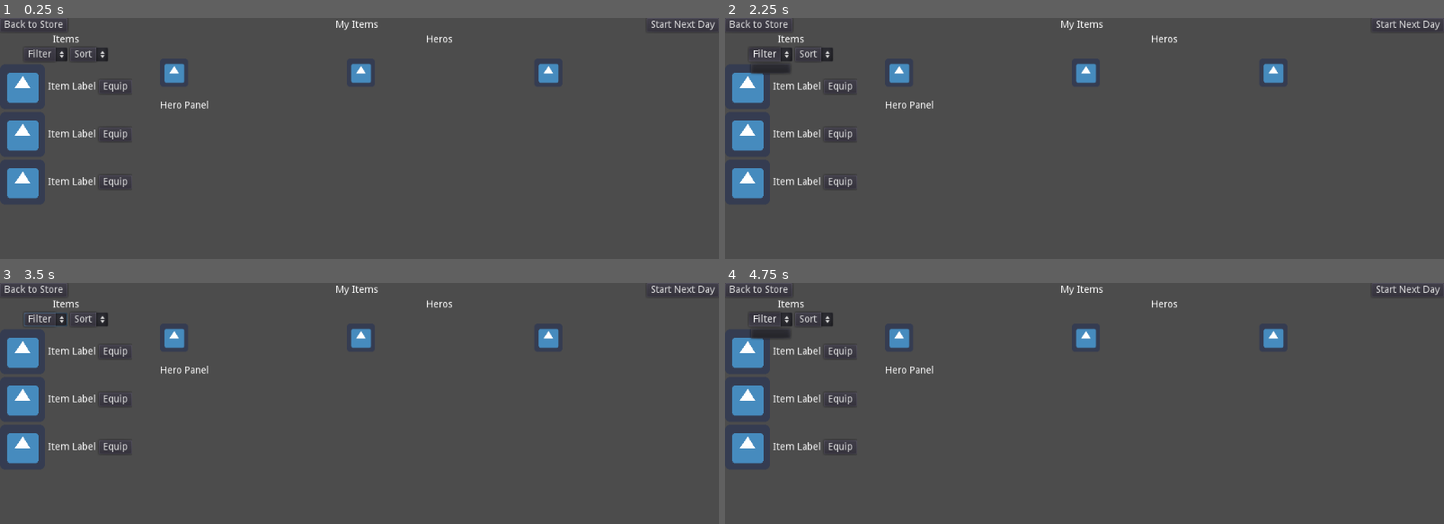
Above: before the commit, frames 1-4 (two rows, left to right).
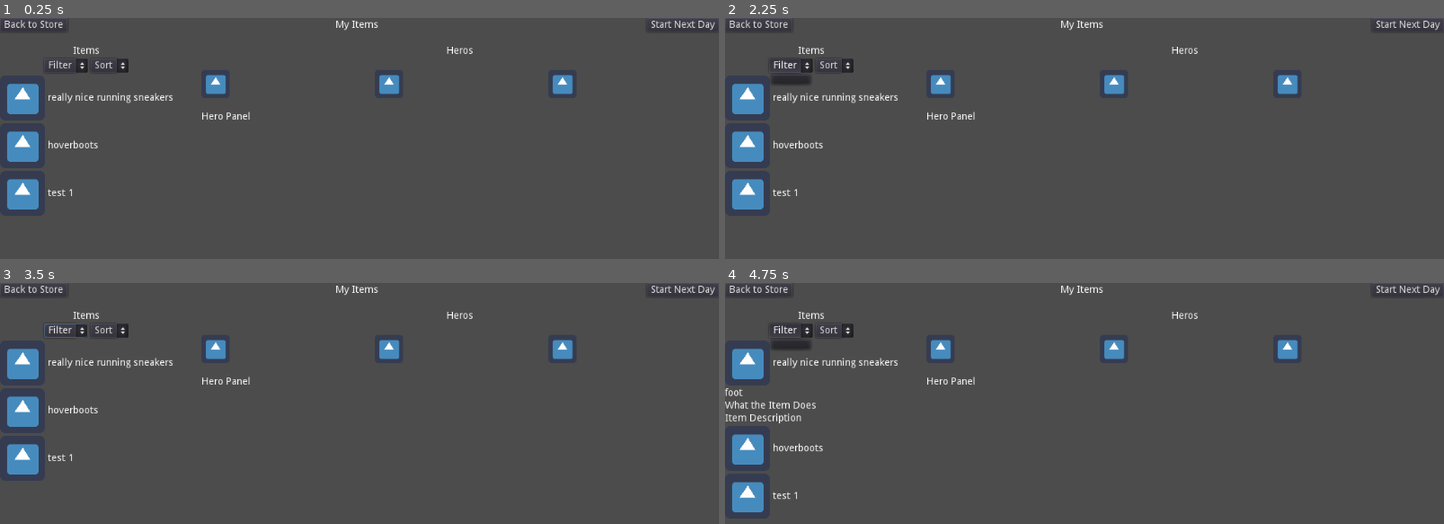
Above: after the commit, the same moments.

Repository: rachd/SuperheroDispatcher2.0
Game: Godot game, scene res://MyItems/MyItems.tscn
The game is run twice, just before and just after one commit, with the same random seed, the same clock (stepped at 60 frames per second) and the same inputs. The engine's default icon, where the game draws it, is replaced by a stand-in: a white triangle on a blue panel in a dark square.
Inputs (mouse positions are in pixels of both pictures, inside the frame that each line leads up to):
- Up to frame 1 (0.25 s): no input
- Up to frame 2 (2.25 s): click "Start Next Day" at 0.5 s; click "Start Next Day" at 1.25 s; click "Filter" at 2 s
- Up to frame 3 (3.5 s): click "Sort" at 2.75 s
- Up to frame 4 (4.75 s): click (840, 352) at 3.5 s, where only the run before the commit has a clickable "Equip"; click "Filter" at 4.25 s

The runs differ from the first frame. In frame 1, 4.7% of the frame differs, in the area x 1-80%, y 7-80%; in frame 2, 5.0%; in frame 3, 4.7%; in frame 4, 5.5%, in the area x 0-80%, y 7-96%.

Commit message:
dynamically render item rows

Diff:
--- /dev/null
+++ b/MyItems/ItemList.gd
@@ -0,0 +1,9 @@
+extends VBoxContainer
+
+var item_row_scene = preload("res://MyItems/ItemRow.tscn")
+
+func _ready():
+	for owned_item_id in gameVariables.owned_item_ids:
+		var item_row = item_row_scene.instance()
+		item_row.assign_item(owned_item_id)
+		$ScrollContainer/ItemRowContainer.add_child(item_row)
--- a/MyItems/ItemList.tscn
+++ b/MyItems/ItemList.tscn
@@ -1,10 +1,14 @@
 [gd_scene load_steps=2 format=2]
 
-[ext_resource path="res://MyItems/ItemRow.tscn" type="PackedScene" id=1]
+[ext_resource path="res://MyItems/ItemList.gd" type="Script" id=2]
 
 [node name="ItemList" type="VBoxContainer"]
 anchor_right = 1.0
 anchor_bottom = 1.0
+script = ExtResource( 2 )
+__meta__ = {
+"_edit_use_anchors_": false
+}
 
 [node name="Label" type="Label" parent="."]
 margin_right = 1024.0
@@ -37,29 +41,7 @@
 size_flags_vertical = 3
 scroll_horizontal_enabled = false
 
-[node name="VBoxContainer" type="VBoxContainer" parent="ScrollContainer"]
-margin_right = 188.0
-margin_bottom = 200.0
+[node name="ItemRowContainer" type="VBoxContainer" parent="ScrollContainer"]
 __meta__ = {
 "_edit_use_anchors_": false
 }
-
-[node name="ItemRow" parent="ScrollContainer/VBoxContainer" instance=ExtResource( 1 )]
-anchor_right = 0.0
-anchor_bottom = 0.0
-margin_right = 188.0
-margin_bottom = 64.0
-
-[node name="ItemRow3" parent="ScrollContainer/VBoxContainer" instance=ExtResource( 1 )]
-anchor_right = 0.0
-anchor_bottom = 0.0
-margin_top = 68.0
-margin_right = 188.0
-margin_bottom = 132.0
-
-[node name="ItemRow2" parent="ScrollContainer/VBoxContainer" instance=ExtResource( 1 )]
-anchor_right = 0.0
-anchor_bottom = 0.0
-margin_top = 136.0
-margin_right = 188.0
-margin_bottom = 200.0
--- a/MyItems/ItemRow.gd
+++ b/MyItems/ItemRow.gd
@@ -2,23 +2,27 @@
 
 var is_selected = false
 
-func select_row():
+func assign_item(itemId):
+	var item = constants.get_item_by_id(itemId)
+	$HBoxContainer/TitleLabel.text = item.title;
+	$TypeLabel.text = item.type
+
+func _select_row():
 	$EffectLabel.show()
 	$DescriptionLabel.show()
 	$TypeLabel.show()
 	is_selected = true
 
-func deselect_row():
+func _deselect_row():
 	$EffectLabel.hide()
 	$DescriptionLabel.hide()
 	$TypeLabel.hide()
 	is_selected = false
 
-
 func _on_ItemRow_gui_input(event):
 	if event is InputEventMouseButton:
 		if event.button_index == BUTTON_LEFT and event.pressed:
 			if is_selected:
-				deselect_row()
+				_deselect_row()
 			else:
-				select_row()
+				_select_row()
--- a/MyItems/ItemRow.tscn
+++ b/MyItems/ItemRow.tscn
@@ -34,6 +34,7 @@
 }
 
 [node name="Button" type="Button" parent="HBoxContainer"]
+visible = false
 margin_left = 141.0
 margin_top = 22.0
 margin_right = 188.0
--- a/MyItems/MyItems.tscn
+++ b/MyItems/MyItems.tscn
@@ -6,6 +6,7 @@
 [node name="MyItems" type="VBoxContainer"]
 anchor_right = 1.0
 anchor_bottom = 1.0
+custom_constants/separation = 20
 __meta__ = {
 "_edit_use_anchors_": false
 }
@@ -38,7 +39,7 @@
 text = "Start Next Day"
 
 [node name="Content" type="HBoxContainer" parent="."]
-margin_top = 24.0
+margin_top = 40.0
 margin_right = 1024.0
 margin_bottom = 600.0
 size_flags_vertical = 3
@@ -47,13 +48,13 @@
 [node name="ItemList" parent="Content" instance=ExtResource( 1 )]
 anchor_right = 0.0
 anchor_bottom = 0.0
-margin_right = 188.0
-margin_bottom = 576.0
+margin_right = 137.0
+margin_bottom = 560.0
 
 [node name="Heros" parent="Content" instance=ExtResource( 2 )]
 anchor_right = 0.0
 anchor_bottom = 0.0
-margin_left = 228.0
+margin_left = 177.0
 margin_right = 1024.0
-margin_bottom = 576.0
+margin_bottom = 560.0
 size_flags_horizontal = 3
--- a/Store.tscn
+++ b/Store.tscn
@@ -12,6 +12,9 @@
 anchor_right = 1.0
 anchor_bottom = 1.0
 custom_constants/separation = 0
+__meta__ = {
+"_edit_use_anchors_": false
+}
 
 [node name="Label" type="Label" parent="VBoxContainer"]
 margin_right = 1024.0
--- a/constants.gd
+++ b/constants.gd
@@ -103,3 +103,9 @@
 		"price": 1400
 	}
 	]
+
+static func get_item_by_id(itemId):
+	var items = get_items()
+	for item in items:
+		if item.id == itemId:
+			return item
--- a/gameVariables.gd
+++ b/gameVariables.gd
@@ -3,6 +3,6 @@
 var selected_heros = [1, 3, 4]
 var day = 1
 var saved_items = []
-var unassigned_items = []
-var owned_item_ids = []
+var unassigned_items = [0, 1, 2]
+var owned_item_ids = [0, 1, 2]
 var assigned_items = {}
